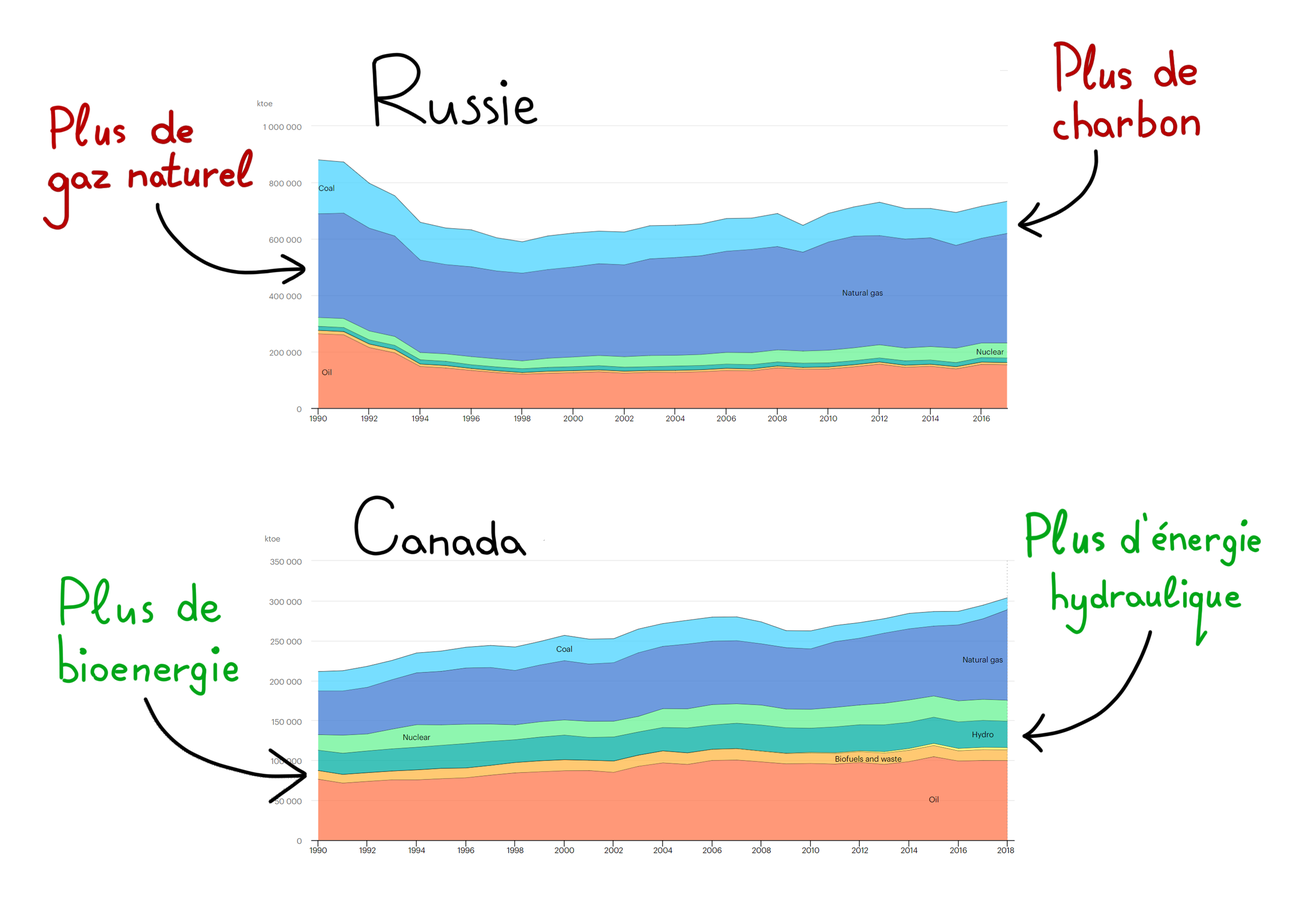
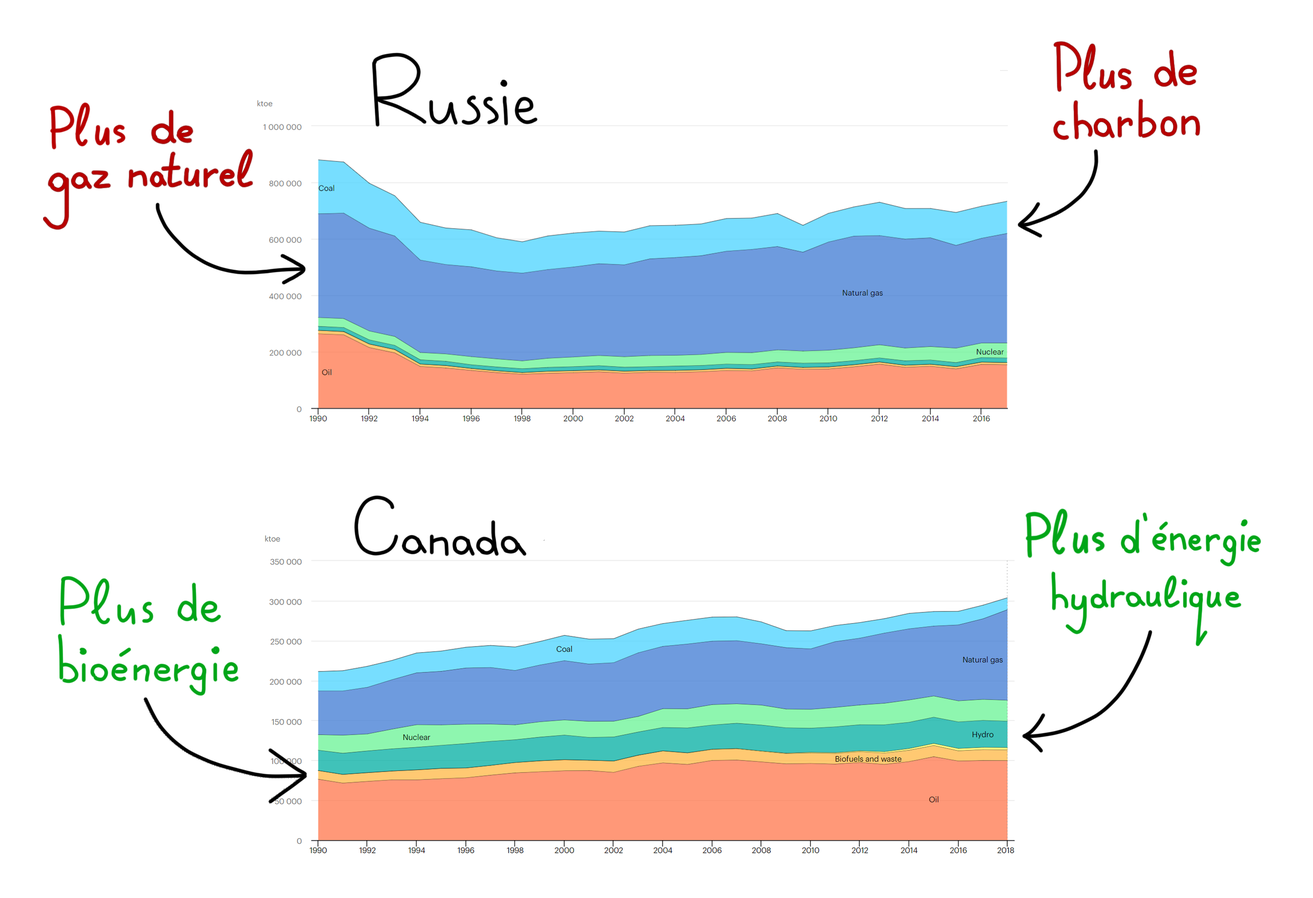
Comparing the layer stacks of the two w=1313, h=898 images. Changes:
painted on "Layer 1" over [118, 647, 132, 658]
